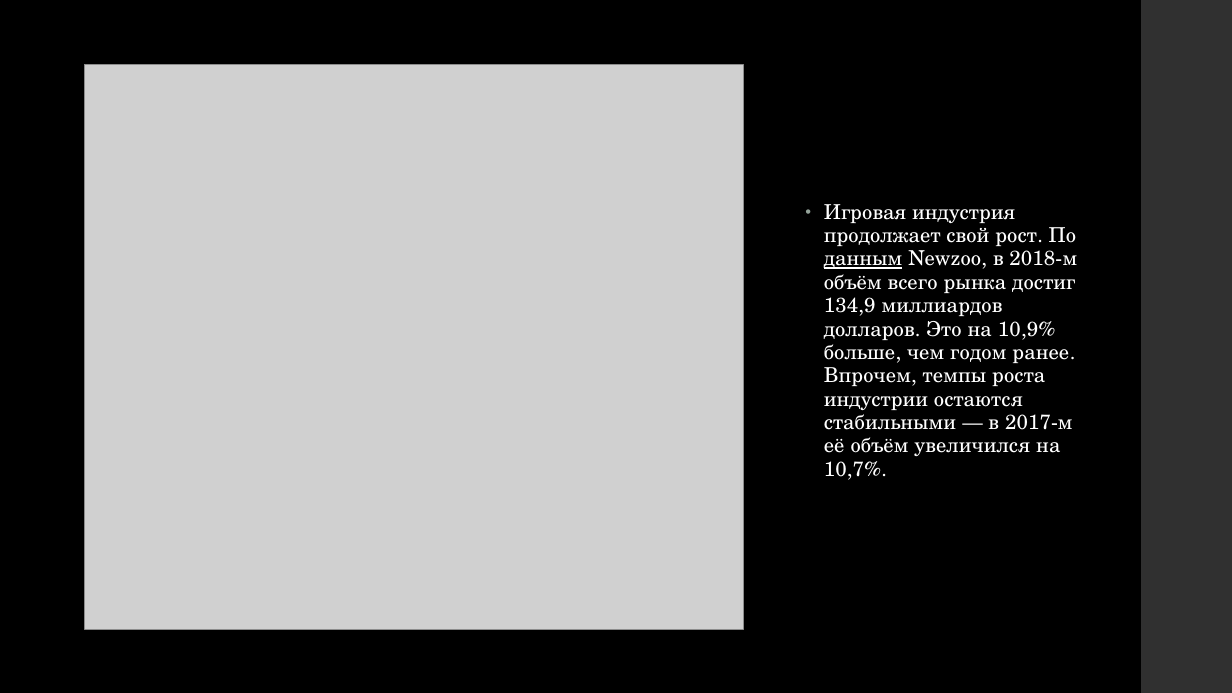
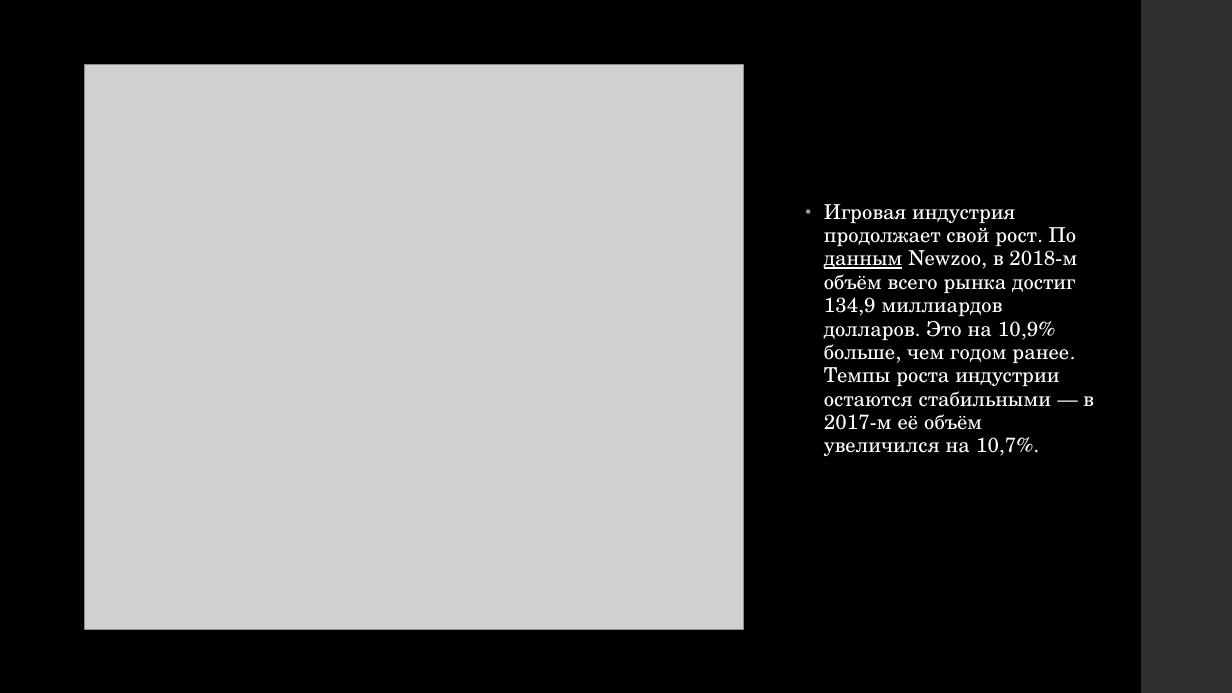
Before and after one commit to Kexfff/SchoolProjectGame, a slide deck: slide 4 of Presentation 2.pptx. Drawn at 1232x693 pixels with LibreOffice and Linux fonts; fonts in the diff are those of the drawing; grey boxes stand for pictures. Boxes give left, top, right and bottom in pixels: in the first picture for what was removed or moved away, otherwise in the second. Text is boxed around its words. In the diff, an @@ line names an element or a change of style, - is before the commit and + after.

```diff
--- a/Presentation 2.pptx
+++ b/Presentation 2.pptx
@@ text at bbox=[824, 204, 1094, 456]: text changed @@
-• Игровая индустрия продолжает свой рост. По данным Newzoo, в 2018-м объём всего рынка достиг 134,9 миллиардов долларов. Это на 10,9% больше, чем годом ранее. Впрочем, темпы роста индустрии остаются стабильными — в 2017-м её объём увеличился на 10,7%.
+• Игровая индустрия продолжает свой рост. По данным Newzoo, в 2018-м объём всего рынка достиг 134,9 миллиардов долларов. Это на 10,9% больше, чем годом ранее. Темпы роста индустрии остаются стабильными — в 2017-м её объём увеличился на 10,7%.
```
Also in this commit, not shown: 2 other slides changed, 1 other file.
